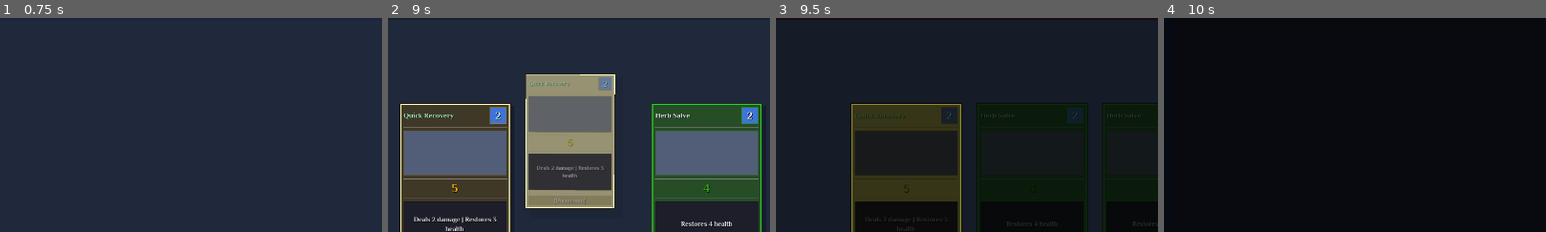
Above: before the commit, frames 1-4 (left to right).
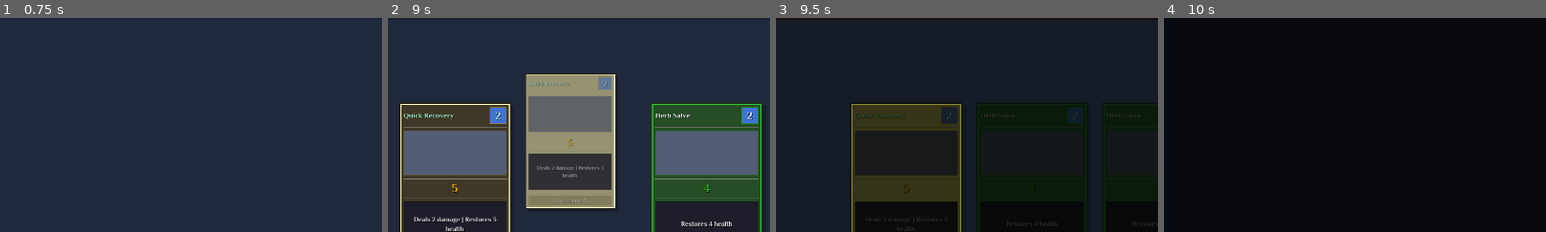
Above: after the commit, the same moments.

Repository: lextrack/Card-Vault-Keeper-Arena
Game: Godot game, scene res://scenes/Main.tscn
Same seed, same stepped clock (60 frames per second), same inputs: the game is played once before the commit and once after it. This scene is started directly instead of the project's main scene. Video files are missing from this copy of the repository; at most half a second of black plays in their place. Sound files missing from this copy of the repository are replaced by a short silence.
Inputs (mouse positions are % of the whole screen's width and height, from its top left):
- Up to frame 1 (0.75 s): click "End Turn" at 0.5 s
- Up to frame 2 (9 s): tap Enter (game_select) at 1.25, 2.3, 3.05, 3.6, 5.3, 6.05 s; move the mouse to (9, 54) at 1.27 s; hold Right (ui_right) 1.28-2.03 s; hold Enter (game_select) 1.28-2.03 s; click (9, 54) at 1.42 s; tap R (game_restart) at 2, 3.5, 4.25 s; move the mouse to (25, 54) at 2.02 s; hold Escape (game_back) 2.03-2.78 s; tap C (ChallengeHub_access) at 2.1, 5.1, 8.85 s; click (25, 54) at 2.17 s; move the mouse to (42, 54) at 2.77 s; hold Right (ui_right) 2.78-3.53 s; hold H (game_controls) 2.78-3.53 s; click (42, 54) at 2.92 s; move the mouse to (9, 54) at 3.52 s; hold Up (ui_up) 3.53-4.28 s; click (9, 54) at 3.67 s; move the mouse to (25, 54) at 4.27 s; hold Enter (game_select) 4.28-5.03 s; hold Left (ui_left) 4.28-5.78 s; click (25, 54) at 4.42 s; click (25, 54) at 5.17 s; move the mouse to (17, 54) at 5.77 s; hold Escape (game_back) 5.78-6.5 s; hold H (game_controls) 5.78-6.5 s; click (17, 54) at 5.92 s; click "BACK TO GAME" at 6.5 s; move the mouse to (35, 25) at 7.27 s; hold Right (ui_right) 7.28-8.03 s; tap H (game_controls) at 7.35 s; click (35, 25) at 7.42 s; move the mouse to (72, 45) at 8.02 s; hold Up (ui_up) 8.03-8.78 s; hold Enter (game_select) 8.03-8.78 s; click (72, 45) at 8.17 s; move the mouse to (25, 54) at 8.77 s; hold Right (ui_right) from 8.78 s (still down); click (25, 54) at 8.92 s
- Up to frame 3 (9.5 s): keep holding Right (ui_right); tap Enter (game_select) at 9.05 s
- Up to frame 4 (10 s): move the mouse to (17, 54) at 9.52 s; release Right (ui_right) at 9.53 s; hold Escape (game_back) from 9.53 s (still down); hold H (game_controls) from 9.53 s (still down); click (17, 54) at 9.67 s; tap Enter (game_select) at 9.8 s
The pictures show only the part of the screen within x 0-50%, y 15-65%; the shares and areas given below are measured in that part.

Frame 1 is identical in both runs. In frame 2, 0.5% of the frame differs, in the area x 36-60%, y 26-89%; in frame 3, less than 0.1%; in frame 4, nothing differs.
Error in both runs: Invalid access to property or key 'turn_number' on a base object of type 'Nil'. (res://scripts/Main.gd:439)

Commit message:
Some animations were removed

Diff:
--- a/scripts/Card.gd
+++ b/scripts/Card.gd
@@ -15,7 +15,6 @@
 @onready var rarity_label = $CardBackground/VBox/RarityContainer/RarityLabel
 @onready var rarity_bg = $CardBackground/VBox/RarityContainer/RarityBG
 @onready var art_bg = $CardBackground/VBox/ArtContainer/ArtBG
-@onready var card_shadow = $CardShadow
 
 const ATTACK_VIDEO = preload("res://assets/backgrounds/attack1.ogv")
 const HEAL_VIDEO = preload("res://assets/backgrounds/heal1.ogv")
@@ -27,21 +26,14 @@
 
 var original_scale: Vector2
 var original_position: Vector2
-var original_shadow_position: Vector2
-var original_shadow_color: Color
 var is_hovered: bool = false
 var is_playable: bool = true
 var hover_tween: Tween
-var entrance_tween: Tween
 var epic_border_tween: Tween
 var playable_tween: Tween
-var shadow_tween: Tween
-var idle_shadow_tween: Tween
 var play_tween: Tween
 var selection_tween: Tween
 var has_played_epic_animation: bool = false
-var has_played_entrance: bool = false
-var should_play_entrance: bool = true
 var is_being_played: bool = false
 var animation_in_progress: bool = false
 
@@ -49,13 +41,6 @@
 	original_scale = scale
 	original_position = position
 
-	if card_shadow:
-		original_shadow_position = Vector2(card_shadow.offset_left, card_shadow.offset_top)
-		original_shadow_color = card_shadow.color
-
-	if should_play_entrance and not has_played_entrance:
-		play_entrance_animation()
-
 	if card_data:
 		update_display()
 
@@ -65,174 +50,45 @@
 
 	set_mouse_filter_recursive(self)
 
-	if is_playable and has_played_entrance:
-		start_idle_shadow_animation()
-
 func get_card_data() -> CardData:
 	return card_data
 
-func disable_entrance_animation():
-	should_play_entrance = false
-	has_played_entrance = true
-
-func start_idle_shadow_animation():
-	if not card_shadow or not is_playable or not has_played_entrance:
+func animate_mana_insufficient():
+	if animation_in_progress or is_being_played:
 		return
 
-	if idle_shadow_tween:
-		idle_shadow_tween.kill()
-
-	idle_shadow_tween = create_tween()
-	idle_shadow_tween.set_loops()
-	idle_shadow_tween.set_parallel(true)
-
-	var shadow_offset = 1.5
-	var base_x = original_shadow_position.x
-	var base_y = original_shadow_position.y
-
-	idle_shadow_tween.tween_method(
-		_update_shadow_idle_position,
-		0.0,
-		2.0 * PI,
-		4.0
-	)
-
-	idle_shadow_tween.tween_method(
-		_update_shadow_idle_opacity,
-		0.0,
-		2.0 * PI,
-		3.5
-	)
-
-func _update_shadow_idle_position(angle: float):
-	if not card_shadow:
-		return
-
-	var shadow_offset = 0.8
-	var offset_x = sin(angle) * shadow_offset
-	var offset_y = cos(angle * 0.7) * shadow_offset * 0.5
-
-	card_shadow.offset_left = original_shadow_position.x + offset_x
-	card_shadow.offset_top = original_shadow_position.y + offset_y
-
-func _update_shadow_idle_opacity(angle: float):
-	if not card_shadow:
-		return
-
-	var opacity_variation = sin(angle * 1.3) * 0.1
-	var target_alpha = original_shadow_color.a + opacity_variation
-	target_alpha = clamp(target_alpha, 0.3, 0.8)
-
-	card_shadow.color.a = target_alpha
-
-func stop_idle_shadow_animation():
-	if idle_shadow_tween:
-		idle_shadow_tween.kill()
-		idle_shadow_tween = null
-
-func animate_shadow_on_hover():
-	if not card_shadow:
-		return
-
-	stop_idle_shadow_animation()
-
-	if shadow_tween:
-		shadow_tween.kill()
-
-	shadow_tween = create_tween()
-	shadow_tween.set_parallel(true)
-
-	var hover_offset_x = original_shadow_position.x + 6
-	var hover_offset_y = original_shadow_position.y + 6
-
-	shadow_tween.tween_property(card_shadow, "offset_left", hover_offset_x, 0.15)
-	shadow_tween.tween_property(card_shadow, "offset_top", hover_offset_y, 0.15)
-
-	var hover_color = original_shadow_color
-	hover_color.a = 0.4
-	shadow_tween.tween_property(card_shadow, "color", hover_color, 0.15)
-
-	shadow_tween.tween_property(card_shadow, "scale", Vector2(1.05, 1.05), 0.15)
-
-func animate_shadow_on_unhover():
-	if not card_shadow:
-		return
-
-	if shadow_tween:
-		shadow_tween.kill()
-
-	shadow_tween = create_tween()
-	shadow_tween.set_parallel(true)
-	shadow_tween.tween_property(card_shadow, "offset_left", original_shadow_position.x, 0.2)
-	shadow_tween.tween_property(card_shadow, "offset_top", original_shadow_position.y, 0.2)
-	shadow_tween.tween_property(card_shadow, "color", original_shadow_color, 0.2)
-	shadow_tween.tween_property(card_shadow, "scale", Vector2(1.0, 1.0), 0.2)
-
-	await shadow_tween.finished
-
-	if is_playable:
-		start_idle_shadow_animation()
-
-func animate_shadow_on_click():
-	if not card_shadow:
-		return
-
-	stop_idle_shadow_animation()
-
-	if shadow_tween:
-		shadow_tween.kill()
-
-	shadow_tween = create_tween()
-	shadow_tween.set_parallel(true)
-
-	var click_offset_x = original_shadow_position.x + 2
-	var click_offset_y = original_shadow_position.y + 2
-
-	shadow_tween.tween_property(card_shadow, "offset_left", click_offset_x, 0.06)
-	shadow_tween.tween_property(card_shadow, "offset_top", click_offset_y, 0.06)
-
-	var click_color = original_shadow_color
-	click_color.a = 0.8
-	shadow_tween.tween_property(card_shadow, "color", click_color, 0.06)
-
-	await shadow_tween.finished
-
-	if is_hovered:
-		animate_shadow_on_hover()
-	else:
-		animate_shadow_on_unhover()
-
-func play_entrance_animation():
-	if has_played_entrance or not should_play_entrance or is_being_played:
-		return
-
-	has_played_entrance = true
 	animation_in_progress = true
 
-	modulate.a = 0.0
-	scale = Vector2(0.7, 0.7)
-
-	if card_shadow:
-		card_shadow.modulate.a = 0.0
-
-	if entrance_tween:
-		entrance_tween.kill()
-
-	entrance_tween = create_tween()
-	entrance_tween.set_parallel(true)
-
-	entrance_tween.tween_property(self, "modulate:a", 1.0, 0.25)
-	entrance_tween.tween_property(self, "scale", original_scale, 0.2).set_ease(Tween.EASE_OUT).set_trans(Tween.TRANS_BACK)
-
-	if card_shadow:
-		entrance_tween.tween_property(card_shadow, "modulate:a", 1.0, 0.3)
-
-	await entrance_tween.finished
-
+	if selection_tween:
+		selection_tween.kill()
+
+	selection_tween = create_tween()
+	selection_tween.set_parallel(true)
+
+	var shake_positions = [
+		original_position + Vector2(4, 0),
+		original_position + Vector2(-4, 0),
+		original_position + Vector2(3, 0),
+		original_position + Vector2(-3, 0),
+		original_position + Vector2(2, 0),
+		original_position + Vector2(-2, 0),
+		original_position
+	]
+
+	for i in range(shake_positions.size()):
+		var delay = i * 0.03
+		selection_tween.tween_property(self, "position", shake_positions[i], 0.03).set_delay(delay)
+
+	selection_tween.tween_property(cost_bg, "color", Color.RED, 0.1)
+	selection_tween.tween_property(cost_label, "modulate", Color(1.5, 0.3, 0.3, 1.0), 0.1)
+	selection_tween.tween_property(card_border, "modulate", Color(1.3, 0.5, 0.5, 1.0), 0.1)
+
+	selection_tween.tween_property(cost_bg, "color", get_card_type_colors(card_data.card_type).cost_bg, 0.15).set_delay(0.1)
+	selection_tween.tween_property(cost_label, "modulate", Color.WHITE, 0.15).set_delay(0.1)
+	selection_tween.tween_property(card_border, "modulate", Color.WHITE, 0.15).set_delay(0.1)
+
+	await selection_tween.finished
 	animation_in_progress = false
-
-	if is_playable and not is_being_played:
-		start_idle_shadow_animation()
 
 func apply_gamepad_selection_style():
 	if selection_tween:
@@ -265,34 +121,6 @@
 		selection_tween.tween_property(self, "modulate", Color.WHITE, 0.2)
 	else:
 		selection_tween.tween_property(self, "modulate", Color(0.4, 0.4, 0.4, 0.7), 0.2)
-
-func play_selection_animation():
-	if is_being_played or animation_in_progress:
-		return
-
-	if not is_playable:
-		play_disabled_animation()
-		return
-
-	animate_shadow_on_click()
-
-	if selection_tween:
-		selection_tween.kill()
-
-	selection_tween = create_tween()
-	selection_tween.set_parallel(true)
-
-	selection_tween.tween_property(self, "scale", original_scale * 0.95, 0.05)
-	selection_tween.tween_property(self, "scale", original_scale * 1.1, 0.08).set_delay(0.05)
-	selection_tween.tween_property(self, "scale", original_scale, 0.12).set_delay(0.13)
-
-	var original_modulate = modulate
-	selection_tween.tween_property(self, "modulate", Color(1.3, 1.3, 1.2, 1.0), 0.05)
-	selection_tween.tween_property(self, "modulate", original_modulate, 0.15).set_delay(0.05)
-
-	selection_tween.tween_property(self, "rotation", deg_to_rad(-2), 0.05)
-	selection_tween.tween_property(self, "rotation", deg_to_rad(2), 0.08).set_delay(0.05)
-	selection_tween.tween_property(self, "rotation", 0.0, 0.12).set_delay(0.13)
 
 func play_disabled_animation():
 	if is_being_played or animation_in_progress:
@@ -337,16 +165,11 @@
 	play_tween.tween_property(self, "scale", Vector2(0.7, 0.7), 0.1)
 	play_tween.tween_property(self, "modulate:a", 0.0, 0.15)
 
-	if card_shadow:
-		play_tween.tween_property(card_shadow, "modulate:a", 0.0, 0.1)
-
 	await play_tween.finished
 	queue_free()
 
 func _cleanup_tweens():
-	stop_idle_shadow_animation()
-
-	var tweens_to_kill = [hover_tween, entrance_tween, epic_border_tween, playable_tween, shadow_tween, selection_tween]
+	var tweens_to_kill = [hover_tween, epic_border_tween, playable_tween, selection_tween]
 	for tween in tweens_to_kill:
 		if tween and tween.is_valid():
 			tween.kill()
@@ -482,22 +305,22 @@
 		"epic": 4.0
 	}
 
+func _can_animate() -> bool:
+	return not is_being_played and not animation_in_progress
+
 func _on_card_input(event: InputEvent):
 	if event is InputEventMouseButton and event.pressed and event.button_index == MOUSE_BUTTON_LEFT:
-		if is_being_played or animation_in_progress:
-			print("Card input ignored - animation in progress or card being played")
+		if not _can_animate():
 			return
 
-		if is_playable and not is_being_played:
+		if is_playable:
 			card_clicked.emit(self)
-
-		play_selection_animation()
+		else:
+			animate_mana_insufficient()
 
 func _on_mouse_entered():
-	if not is_hovered and is_playable and not is_being_played and not animation_in_progress:
+	if not is_hovered and is_playable and _can_animate():
 		is_hovered = true
-
-		animate_shadow_on_hover()
 
 		if hover_tween:
 			hover_tween.kill()
@@ -505,7 +328,6 @@
 		hover_tween = create_tween()
 		hover_tween.set_parallel(true)
 
-		hover_tween.tween_property(card_background, "rotation", deg_to_rad(1), 1.0).set_ease(Tween.EASE_OUT)
 		hover_tween.tween_property(self, "scale", original_scale * 1.06, 0.12).set_ease(Tween.EASE_OUT)
 		hover_tween.tween_property(self, "z_index", 10, 0.05)
 
@@ -515,8 +337,6 @@
 func _on_mouse_exited():
 	if is_hovered and not is_being_played:
 		is_hovered = false
-
-		animate_shadow_on_unhover()
 
 		if hover_tween:
 			hover_tween.kill()
@@ -537,8 +357,6 @@
 	card_data = data
 	if is_inside_tree():
 		update_display()
-		if not has_played_epic_animation:
-			call_deferred("play_epic_entrance_animation")
 
 func set_playable(playable: bool):
 	if is_being_played:
@@ -554,19 +372,9 @@
 	if playable:
 		playable_tween.tween_property(self, "modulate", Color.WHITE, 0.2)
 		mouse_filter = Control.MOUSE_FILTER_PASS
-		if has_played_entrance and not is_being_played:
-			start_idle_shadow_animation()
 	else:
 		playable_tween.tween_property(self, "modulate", Color(0.4, 0.4, 0.4, 0.7), 0.15)
 		mouse_filter = Control.MOUSE_FILTER_IGNORE
-		stop_idle_shadow_animation()
-
-		if card_shadow:
-			var restore_tween = create_tween()
-			restore_tween.set_parallel(true)
-			restore_tween.tween_property(card_shadow, "offset_left", original_shadow_position.x, 0.2)
-			restore_tween.tween_property(card_shadow, "offset_top", original_shadow_position.y, 0.2)
-			restore_tween.tween_property(card_shadow, "color", original_shadow_color * Color(1, 1, 1, 0.3), 0.2)
 
 		if is_hovered:
 			is_hovered = false
@@ -614,27 +422,7 @@
 		_:
 			pass
 
-func play_epic_entrance_animation():
-	if not card_data or has_played_epic_animation:
-		return
-
-	var rarity = CardProbability.calculate_card_rarity(card_data.damage, card_data.heal, card_data.shield)
-	if rarity == "epic":
-		has_played_epic_animation = true
-
-		var epic_tween = create_tween()
-		epic_tween.set_loops(3)
-		epic_tween.set_parallel(true)
-
-		epic_tween.tween_property(self, "scale", original_scale * 1.12, 0.18)
-		epic_tween.tween_property(self, "scale", original_scale, 0.18)
-
-		var original_modulate = modulate
-		epic_tween.tween_property(self, "modulate", Color(1.25, 1.08, 1.3, 1.0), 0.18)
-		epic_tween.tween_property(self, "modulate", original_modulate, 0.18)
-
 func _notification(what):
 	if what == NOTIFICATION_PREDELETE:
 		is_being_played = true
-		stop_idle_shadow_animation()
 		_cleanup_tweens()
--- a/scripts/InputManager.gd
+++ b/scripts/InputManager.gd
@@ -186,7 +186,6 @@
 	elif event.is_action_pressed("game_select"):
 		var selected_card = main_scene.ui_manager.get_selected_card()
 		if selected_card:
-			selected_card.play_selection_animation()
 			main_scene._on_card_clicked(selected_card)
 	elif event.is_action_pressed("game_back"):
 		var end_turn_button = main_scene.end_turn_button
--- a/scripts/Main.gd
+++ b/scripts/Main.gd
@@ -567,8 +567,10 @@
 	await get_tree().create_timer(0.2).timeout
 	audio_helper.play_card_draw_sound()
 
-	if cards_count > 0 and ui_manager.has_method("update_hand_display_with_new_cards_animation"):
-		ui_manager.update_hand_display_with_new_cards_animation(player, card_scene, hand_container, cards_count)
+	if cards_count > 0:
+		ui_manager.update_hand_display_with_new_cards_animation(
+			player, card_scene, hand_container, cards_count
+		)
 	else:
 		ui_manager.update_hand_display(player, card_scene, hand_container)
 
--- a/scripts/UIManager.gd
+++ b/scripts/UIManager.gd
@@ -201,6 +201,13 @@
 		end_turn_button.disabled = true
 		end_turn_button.release_focus()
 
+	_darken_player_cards_for_ai_turn()
+
+func _darken_player_cards_for_ai_turn():
+	for card in card_instances:
+		if is_instance_valid(card):
+			card.set_playable(false)
+
 func animate_turn_transition(is_player_turn: bool):
 	var text = "Your turn" if is_player_turn else "AI turn"
 	var color = Color(0.3, 1.0, 0.8, 1.0) if is_player_turn else Color(1.0, 0.4, 0.4, 1.0)
@@ -228,17 +235,8 @@
 	settle_tween.tween_property(turn_label, "modulate", color, 0.15)
 
 func update_hand_display(player: Player, card_scene: PackedScene, hand_container: Container):
-	if not player:
-		push_error("Player is null in update_hand_display")
-		return
-	if not card_scene:
-		push_error("Card scene is null in update_hand_display")
-		return
-	if not hand_container:
-		push_error("Hand container is null in update_hand_display")
-		return
-	if not player.hand:
-		push_error("Player hand is null in update_hand_display")
+	if not player or not card_scene or not hand_container or not player.hand:
+		push_error("Invalid parameters in update_hand_display")
 		return
 
 	if not _has_hand_changed(player) and card_instances.size() == player.hand.size():
@@ -253,12 +251,10 @@
 	for i in range(player.hand.size()):
 		var card_data = player.hand[i]
 		if not card_data:
-			print("Warning: Card data is null at index ", i)
 			continue
 
 		var card_instance = card_scene.instantiate()
 		if not card_instance:
-			print("Warning: Failed to instantiate card at index ", i)
 			continue
 
 		card_instance.set_card_data(card_data)
@@ -509,17 +505,8 @@
 					card.modulate = Color(0.4, 0.4, 0.4, 0.7)
 
 func update_hand_display_no_animation(player: Player, card_scene: PackedScene, hand_container: Container):
-	if not player:
-		push_error("Player is null in update_hand_display_no_animation")
-		return
-	if not card_scene:
-		push_error("Card scene is null in update_hand_display_no_animation")
-		return
-	if not hand_container:
-		push_error("Hand container is null in update_hand_display_no_animation")
-		return
-	if not player.hand:
-		push_error("Player hand is null in update_hand_display_no_animation")
+	if not player or not card_scene or not hand_container or not player.hand:
+		push_error("Invalid parameters in update_hand_display_no_animation")
 		return
 
 	for child in hand_container.get_children():
@@ -531,15 +518,11 @@
 	for i in range(player.hand.size()):
 		var card_data = player.hand[i]
 		if not card_data:
-			print("Warning: Card data is null at index ", i)
 			continue
 
 		var card_instance = card_scene.instantiate()
 		if not card_instance:
-			print("Warning: Failed to instantiate card at index ", i)
-			continue
-
-		card_instance.disable_entrance_animation()
+			continue
 
 		card_instance.set_card_data(card_data)
 		card_instance.card_clicked.connect(main_scene._on_card_clicked)
@@ -560,45 +543,31 @@
 		controls_panel.update_cards_available(card_instances.size() > 0)
 
 func update_hand_display_with_new_cards_animation(player: Player, card_scene: PackedScene, hand_container: Container, new_cards_count: int = 0):
-	if not _has_hand_changed(player):
-		return
-
-	update_hand_display(player, card_scene, hand_container)
-
-	if new_cards_count > 0 and card_instances.size() >= new_cards_count:
-		await main_scene.get_tree().process_frame
-
-		var start_index = card_instances.size() - new_cards_count
-		for i in range(start_index, card_instances.size()):
-			var card_instance = card_instances[i]
-			if is_instance_valid(card_instance):
-				if card_instance.entrance_tween:
-					card_instance.entrance_tween.kill()
-
-				card_instance.modulate.a = 0.0
-				card_instance.scale = Vector2(0.9, 0.9)
-
-				var delay = (i - start_index) * 0.1
-				if delay > 0:
-					main_scene.get_tree().create_timer(delay).timeout.connect(func():
-						if is_instance_valid(card_instance):
-							_animate_simple_card_entrance(card_instance)
-					)
-				else:
-					_animate_simple_card_entrance(card_instance)
-
-func _animate_simple_card_entrance(card_instance: Control):
-	var tween = main_scene.create_tween()
-	tween.set_parallel(true)
-
-	tween.tween_property(card_instance, "modulate:a", 1.0, 0.15)
-
-	tween.tween_property(card_instance, "scale", card_instance.original_scale * 1.05, 0.15)
-	tween.tween_property(card_instance, "scale", card_instance.original_scale, 0.1).set_delay(0.15)
-
-	await tween.finished
-	if card_instance.is_playable:
-		card_instance.start_idle_shadow_animation()
+	for child in hand_container.get_children():
+		child.queue_free()
+
+	card_instances.clear()
+
+	for i in range(player.hand.size()):
+		var card_data = player.hand[i]
+		if not card_data:
+			continue
+
+		var card_instance = card_scene.instantiate()
+		if not card_instance:
+			continue
+
+		card_instance.set_card_data(card_data)
+		card_instance.card_clicked.connect(main_scene._on_card_clicked)
+
+		if card_instance.has_signal("mouse_entered"):
+			card_instance.mouse_entered.connect(_on_card_hover)
+
+		hand_container.add_child(card_instance)
+		card_instances.append(card_instance)
+
+		var can_play = main_scene.is_player_turn and player.can_play_card(card_data)
+		card_instance.set_playable(can_play)
 
 func navigate_cards(direction: int, player: Player):
 	if card_instances.size() == 0:
